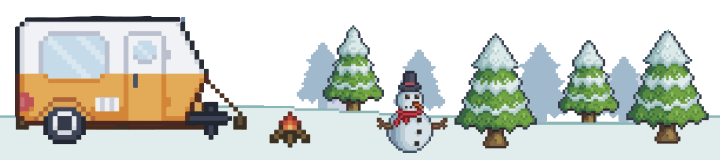
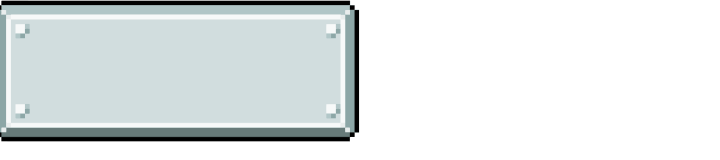
Revision of a layered 720 x 160 image; what changed, layer by layer:
added layer "Capa 9" above "Bamba" over [left=0, top=0, right=360, bottom=142]
hid "Capa 8" over [left=15, top=15, right=233, bottom=145]
hid "Capa 7" over [left=15, top=55, right=311, bottom=148]
hid "Capa 6" over [left=0, top=25, right=360, bottom=160]
hid "Capa 5" over [left=0, top=29, right=720, bottom=160]
